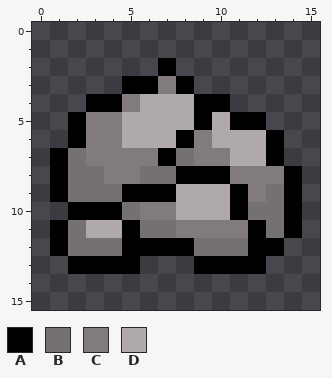
Pixel-art file: assets/stone3_light.ase. Above, as it was before the edit.
16x16 pixels, 1 frame.
Palette (. is transparent): A #000000  B #767171  C #827b7b  D #afa9a9
Pixels before, first column x 1:
 2 ......A.......
 3 ....AACA......
 4 ..AACDDDAA....
 5 .ACCDDDDADAA..
 6 .ACCDDDACDDDA.
 7 ABCCCCABCCDDA.
 8 ABBCCBBAAACCCA
 9 ABBBAAADDDACBA
10 .AAABCCDDDABBA
11 ABDDABBCCCCABA
12 ABBBAAAABBBAA.
13 .AAAA...AAAA..
After the commit:
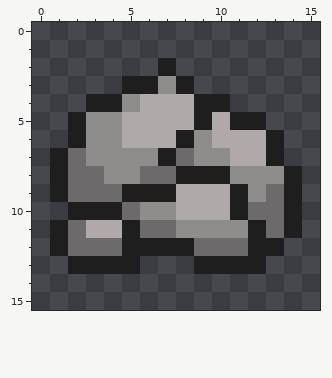
Commit message: new stones and trees
Change:
colour A: #000000 -> #1e1e1e
colour B: #767171 -> #6c6a6a
colour C: #827b7b -> #8f8c8c
Pixel boxes of the changes (left, top, right, bottom) in both pictures:
changed: (50, 58, 302, 274)
